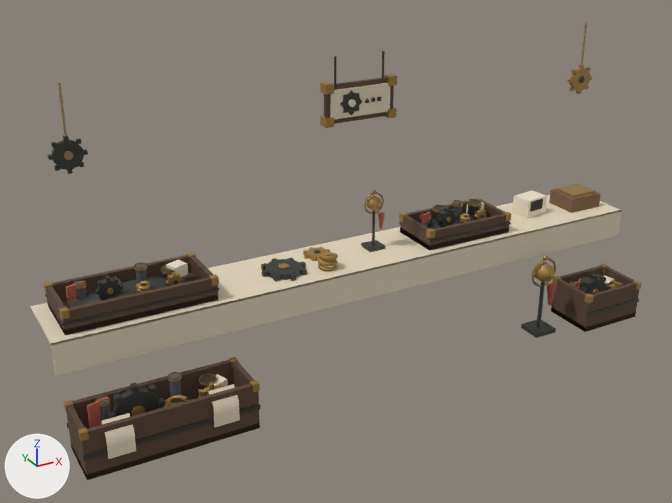
The glTF model godot/assets/kit/town/market_junk.glb: old version first, new version second.
Rendered twice from a 50 mm camera at (-4.74, -8.08, 4.15) aimed at (-0.26, 0.08, 0.07). Every picture has the same lights, and +X, +Y and +Z are marked at lower left. The older version comes first. Vertices at exactly the same position are counted once.

Names of what the first picture shows: 'market_junk'.
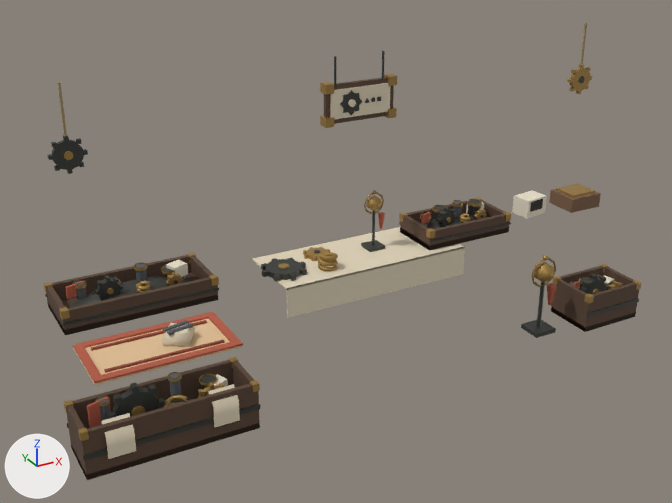
The change in detail:
me_market_junk is used by ob_market_junk; location (0.0, 0.0, 0.0).
me_market_junk had 3126 vertices, 5108 faces and spanned x -3.45..3.45, y -1.06..0.42, z -1.1..2.25.
me_market_junk now has 3198 vertices, 5236 faces and spans x -3.41..3.3, y -1.06..1.45, z -1.1..2.25.
me_market_junk part 1: a new loose piece, a box spanning x -2.74..-1.36, y 1.25..1.29, z -1.075..-1.055, in mat_flat.
me_market_junk part 2: a new loose piece, a box spanning x -2.74..-1.36, y 0.71..0.75, z -1.075..-1.055, in mat_flat.
me_market_junk part 3: the loose piece of 14 vertices spanning x -3.45..3.45, y -0.43..0.42, z -0.3..0.03 is scaled about its middle by (0.319, 1, 1).
me_market_junk part 4: a new loose piece of 28 vertices spanning x -2.9..-1.2, y 0.55..1.45, z -1.1..-1.05, in mat_flat.
Part 5, on me_market_junk:
20 vertices are added at x -2.03..-1.57, y 0.77..1.23, z -1.07..-0.89.
8 new vertices lie (0.31, 0.06, 0.0) away from vertices in x -1.97..-1.94, y 0.9..1.04, z -0.92..-0.89.
44 new faces join them, mat_flat.

Where the change shows, as pixel boxes (x1, y1, x2, y2) in the pictures (672 x 503 px; the box of a moved part takes in the faces that stretch with it):
'market_junk', reshaped
    before: (30, 23, 641, 480)
    after: (44, 23, 641, 480)
part 1 of me_market_junk, added
    after: (91, 320, 207, 351)
part 2 of me_market_junk, added
    after: (104, 340, 224, 373)
part 3 of me_market_junk, moved or reshaped
    before: (30, 195, 622, 376)
    after: (252, 227, 465, 318)
part 4 of me_market_junk, added (beige)
    after: (73, 312, 243, 385)
part 5 of me_market_junk, added
    after: (161, 320, 196, 347)
